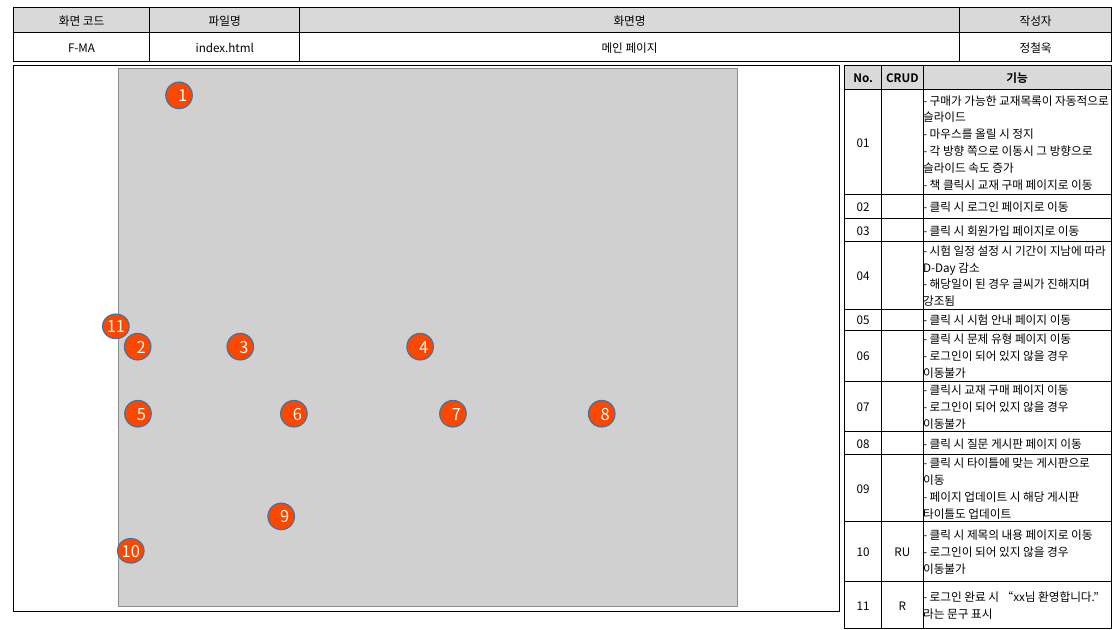
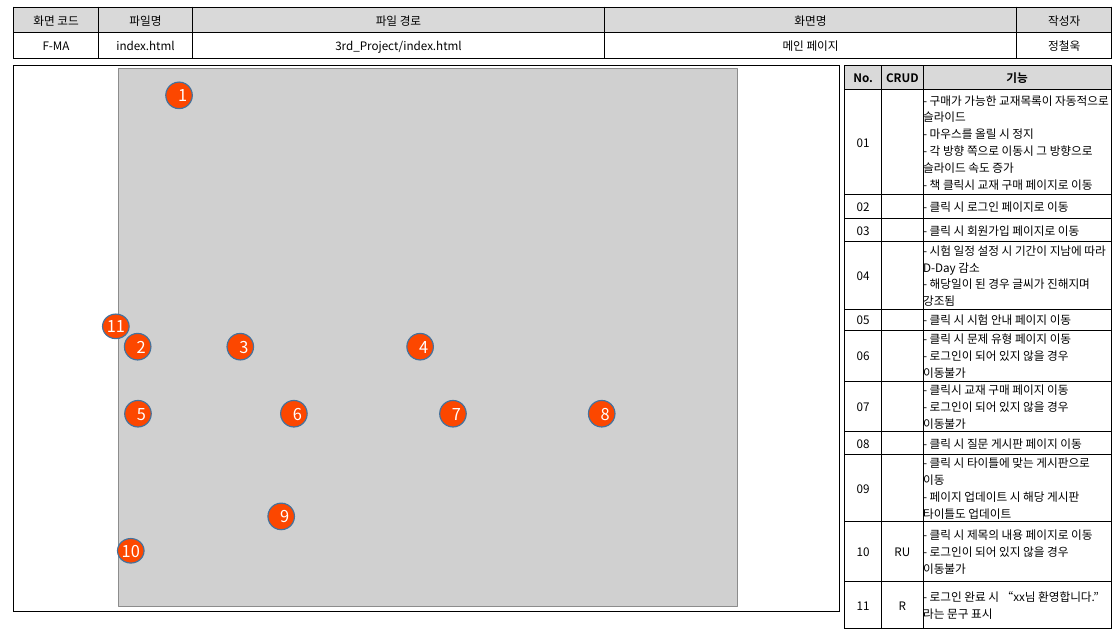
Before and after one commit to index506/cosmo6th_3thGroup, a slide deck: slide 1 of Text/개인문서/3th_Project_화면 설계도(정철욱).pptx. Drawn at 1120x630 pixels with LibreOffice and Linux fonts; fonts in the diff are those of the drawing; grey boxes stand for pictures. Boxes give left, top, right and bottom in pixels: in the first picture for what was removed or moved away, otherwise in the second. Text is boxed around its words. In the diff, an @@ line names an element or a change of style, - is before the commit and + after.

```diff
--- a/Text/개인문서/3th_Project_화면 설계도(정철욱).pptx
+++ b/Text/개인문서/3th_Project_화면 설계도(정철욱).pptx
@@ table at [13, 8, 1113, 57] @@
+column 3: 파일 경로 | 3rd_Project/index.html
```
Also in this commit, not shown: 3 other slides changed, 19 slides removed, 1 other file.
